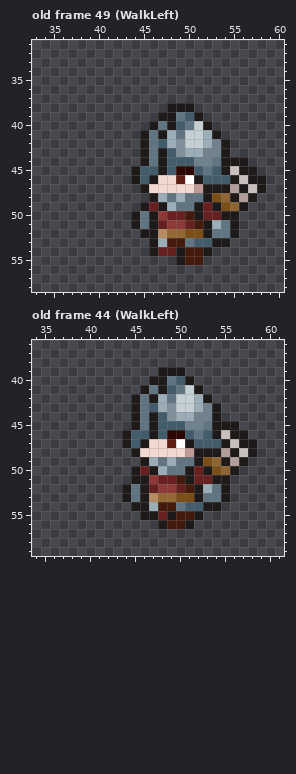
Pixel-art file: assets/images/asprite/Soldier.aseprite. Above: the version before the commit.
100x100 pixels, 51 frames. Colours within 5 levels of each other are drawn and written as one. Shown: old frame 49 (WalkLeft): x 33..60, y 31..58; old frame 44 (WalkLeft): x 34..61, y 36..59. The commit also changed other frames, which this record leaves out.
And afterwards:
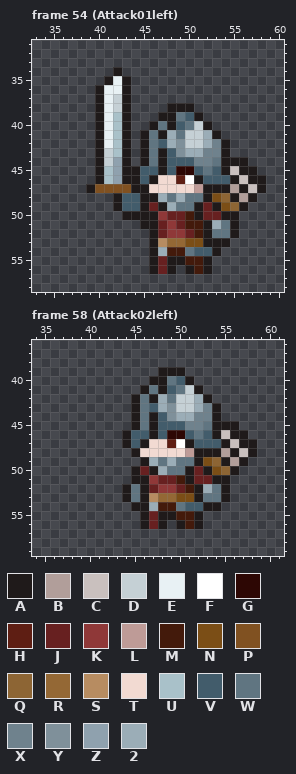
Palette (. is transparent): A #1f1a1a  B #b19e9a  C #c9c0be  D #c5d0d5  E #e8f1f4  F #ffffff  G #2d0704  H #5e1e13  J #672020  K #8f3838  L #be9b97  M #431a0b  N #7b4e16  P #805121  Q #8d6534  R #946835  S #b78c61  T #f2dad2  U #a9c1c9  V #425c6b  W #607581  X #6f828d  Y #7f909a  Z #8fa1ae  2 #9badb7
A new or re-ordered frame is compared with the old frame closest to it.
Commit: Add animations for left slice attack and left jump attack
Edits made:
frames 51 -> 64
Frame 54 (Attack01left) is new; against old frame 49 (WalkLeft), layer "main":
Colour J becomes colour 2 in row 54 at x 47.
The author put colour A in row 34 at x 42; in row 35 at x 41 and 43; in rows 36 to 46 at x 40 and 43; in row 47 at x 39 and 44; in row 48 at x 42 and 45; in row 49 at x 42.
The author put colour A in row 50 at x 43; in row 54 at x 53; in row 55 at x 46, 48 and 52; in row 56 at x 46, 48, 50 and 52.
Colour V becomes colour A in row 53 at x 52.
Colour W becomes colour A in rows 50 to 51 at x 45.
The author put colour D in rows 37 to 38 at x 42; in rows 43 to 44 at x 41.
The author put colour E in row 35 at x 42; in row 36 at x 41 to 42; in rows 37 to 42 at x 41.
The author put colour J in rows 55 to 56 at x 47.
Colour K becomes colour J in row 51 at x 49.
Colour N becomes colour J in row 52 at x 50.
Colour S becomes colour J in row 52 at x 47.
Colour R becomes colour K in row 52 at x 48 to 49.
The author put colour M in row 56 at x 51.
Colour A becomes colour M in row 54 at x 49.
Colour J becomes colour M in row 51 at x 50; in row 54 at x 48.
Colour N becomes colour M in row 52 at x 51.
Colour V becomes colour N in row 53 at x 51.
Colour W becomes colour N in row 53 at x 50.
The author put colour P in row 47 at x 40 to 43.
Colour M becomes colour R in row 53 at x 48 to 49.
Colour 2 becomes colour S in row 53 at x 47.
The author put colour U in rows 39 to 43 at x 42; in rows 45 to 46 at x 41.
The author put colour V in rows 48 to 49 at x 43 to 44.
Colour A becomes colour V in row 54 at x 52.
Colour M becomes colour V in row 54 at x 51.
Colour M becomes colour W in row 54 at x 50.
The author put colour Z in rows 44 to 46 at x 42.
Colour A is gone in row 51 at x 44; in row 52 at x 45.
Frame 58 (Attack02left) is new; against old frame 44 (WalkLeft), layer "main":
The author put colour A in row 56 at x 46 and 52.
Colour J becomes colour A in row 55 at x 48.
Colour M becomes colour A in row 56 at x 50.
The author put colour J in row 56 at x 47.
Colour A becomes colour J in row 55 at x 47.
Colour A becomes colour M in row 56 at x 51.
Colour M is gone in row 56 at x 49.
Boxes around the changes in both pictures, in picture pixels (x1, y1, x2, y2):
changed: (86, 67, 221, 274)
changed: (140, 511, 203, 529)
